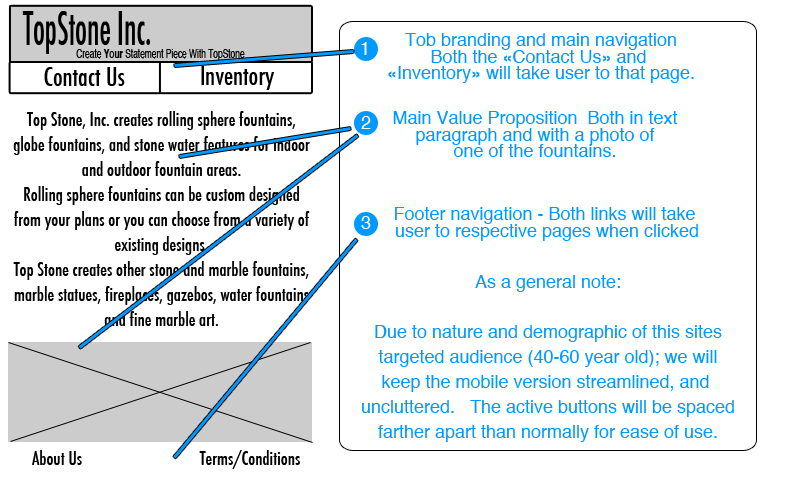
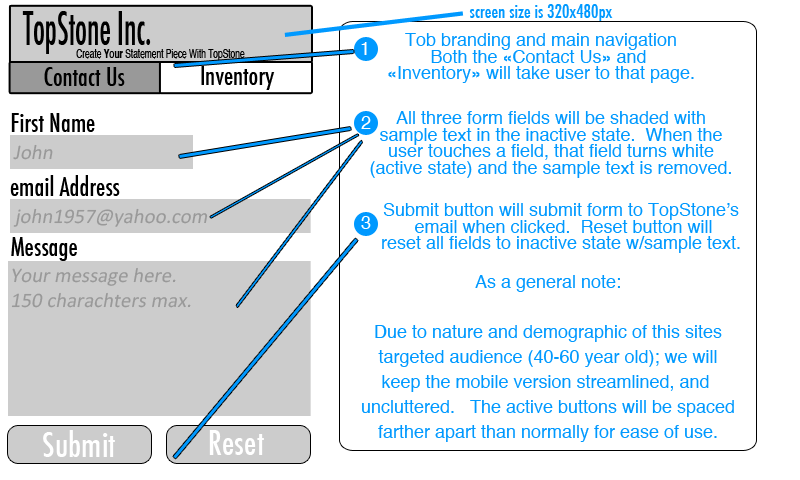
Layer changes from the first 800×480 image to the second:
added layer "Shape 18" above "call outs" over [284, 11, 464, 37]
added layer "Shape 16 copy" in group "2" over [236, 140, 362, 308]
moved "Shape 16" into group "2", painted on it over [78, 134, 359, 349]
renamed "Main Value Proposition Both in text paragraph and with a photo" to "All three form fields will be shaded with sample text in the in", moved it into group "2", painted on it over [370, 111, 731, 178]
moved "Shape 15" into group "2" over [179, 127, 351, 158]
moved "Shape 17" into group "3" over [173, 238, 313, 459]
renamed "Footer navigation - Both links will take user to respective pa" to "Submit button will submit form to TopStone’s email when clicke", moved it into group "3", painted on it over [382, 203, 740, 253]
added layer "screen size is 320x480px" above "main nav" over [469, 4, 613, 21]
painted on "Shape 8" over [10, 63, 159, 93]
hid group "box graphic" (3 layers) over [8, 342, 313, 443]
added group "contact us form" with 13 layers above "Top Stone, Inc. creates rolling sphere fountains, globe fountai" over [8, 113, 311, 463]
added layer "Your message here. 150 charachters max." in group "contact us form" over [11, 267, 191, 308]
added layer "john1957@yahoo.com" in group "contact us form" over [13, 208, 208, 227]
added layer "email Address" in group "contact us form" over [10, 175, 120, 196]
added layer "Submit" in group "contact us form" over [43, 430, 115, 457]
added layer "reset" in group "contact us form" over [167, 426, 310, 463]
added layer "send button" in group "contact us form" over [8, 426, 151, 463]
added layer "message" in group "contact us form" over [8, 261, 311, 416]
added layer "email addy" in group "contact us form" over [10, 199, 311, 233]
added layer "1st name" in group "contact us form" over [10, 135, 193, 169]
hid "Top Stone, Inc. creates rolling sphere fountains, globe fountai" over [13, 111, 310, 326]
…and 6 more changes (4 added, 2 visibility)
